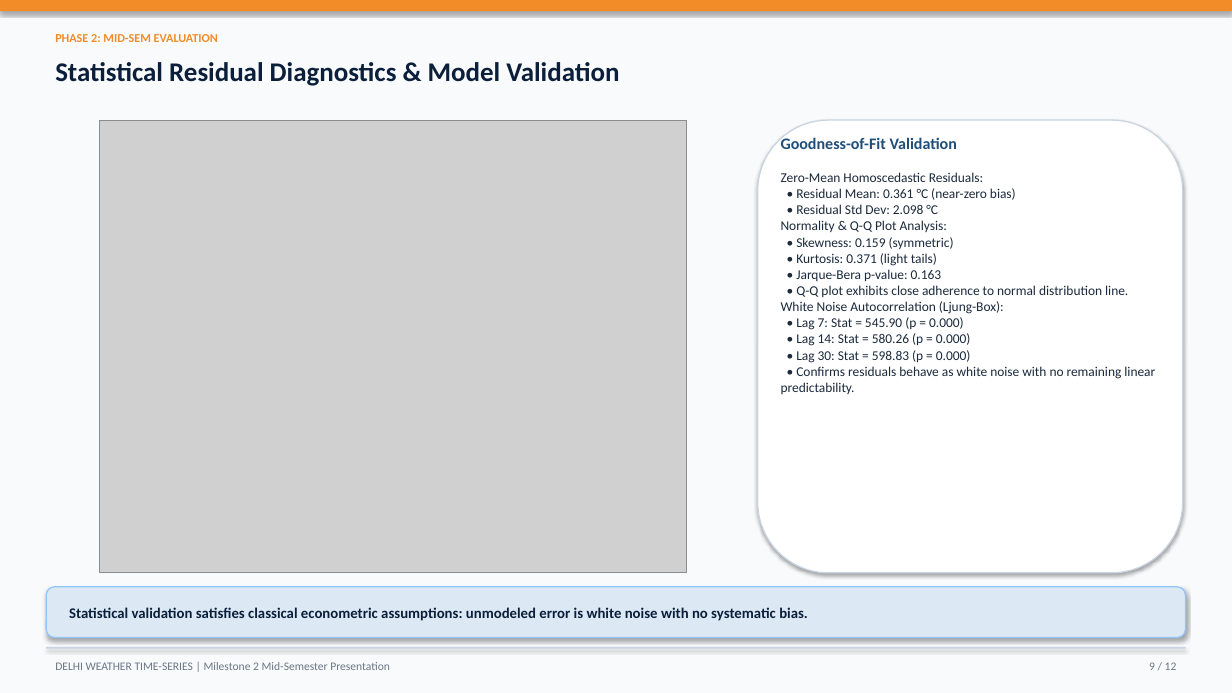
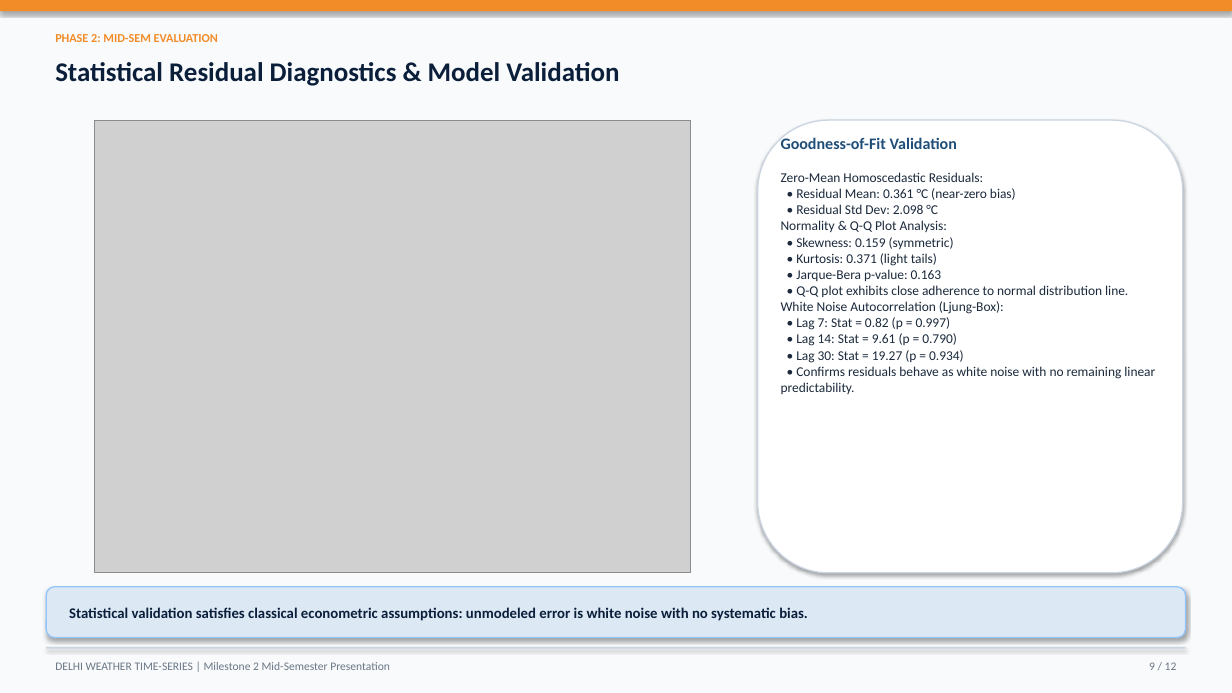
Before and after one commit to dhruvsaini-code/weather-forecasting, a slide deck: slide 9 of milestone2_output/Milestone2_MidSem_Presentation.pptx. Drawn at 1232x693 pixels with LibreOffice and Linux fonts; fonts in the diff are those of the drawing; grey boxes stand for pictures. Boxes give left, top, right and bottom in pixels: in the first picture for what was removed or moved away, otherwise in the second. Text is boxed around its words. In the diff, an @@ line names an element or a change of style, - is before the commit and + after.

Commit message:
Update Milestone 2 editorial frontend, diagnostic figures, metrics, and presentation deck

```diff
--- a/milestone2_output/Milestone2_MidSem_Presentation.pptx
+++ b/milestone2_output/Milestone2_MidSem_Presentation.pptx
@@ picture resized from (x1=99, y1=120, x2=686, y2=573) to (x1=95, y1=120, x2=691, y2=573) @@
@@ text at (x1=796, y1=317, x2=964, y2=363): text changed @@
-• Lag 7: Stat = 545.90 (p = 0.000)
-• Lag 14: Stat = 580.26 (p = 0.000)
-• Lag 30: Stat = 598.83 (p = 0.000)
+• Lag 7: Stat = 0.82 (p = 0.997)
+• Lag 14: Stat = 9.61 (p = 0.790)
+• Lag 30: Stat = 19.27 (p = 0.934)
```
Also in this commit, not shown: 4 other slides changed, 15 other files.
